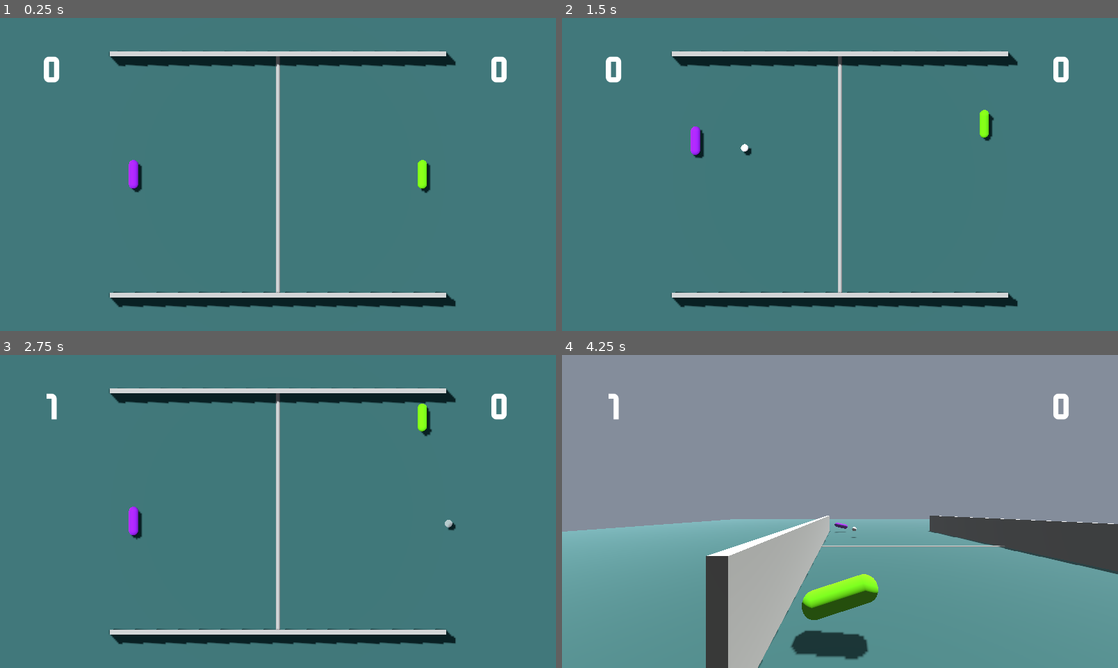
Above: before the commit, frames 1-4 (two rows, left to right).
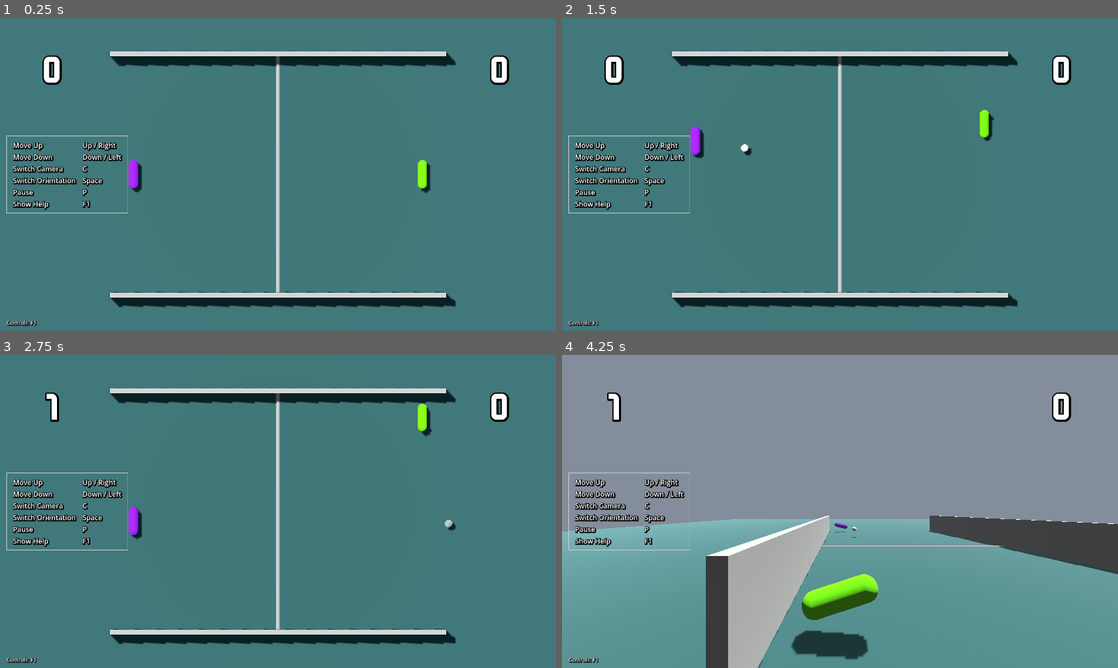
Above: after the commit, the same moments.

Repository: 5tr1k3r/tier_01_pong
Game: Godot game, scene res://game/main.tscn
Two runs of this game, one before a commit and one after it. Both use one fixed random seed, a clock stepped at 60 frames per second and the inputs below.
Inputs:
- Up to frame 1 (0.25 s): no input
- Up to frame 2 (1.5 s): tap Enter (ui_accept) at 0.5, 0.77, 0.8, 1.07, 1.35 s; hold Up (p1_move_up) 0.53-1.28 s; hold Space (switch_orientation, bound only after the commit) 0.53-1.28 s; hold Down (p1_move_down) from 1.28 s (still down)
- Up to frame 3 (2.75 s): tap Enter (ui_accept) at 1.52, 1.82 s; tap Space (switch_orientation, bound only after the commit) at 1.55 s; release Down (p1_move_down) at 2.03 s; hold Up (p1_move_up) from 2.03 s (still down); hold Enter (ui_accept) from 2.03 s (still down); tap S (p2_move_down) at 2.1 s
- Up to frame 4 (4.25 s): release Enter (ui_accept) at 2.78 s; tap W (p2_move_up) at 2.85 s; tap Enter (ui_accept) at 3.02, 3.32, 3.77, 3.8, 4.07 s; tap Space (switch_orientation, bound only after the commit) at 3.05 s; release Up (p1_move_up) at 3.53 s; hold Down (p1_move_down) from 3.53 s (still down); hold C (switch_camera) from 3.53 s (still down); tap F1 (show_help, bound only after the commit) at 4.15 s

The runs differ from the first frame. In frame 1, 1.8% of the frame differs, in the area x 1-92%, y 12-99%; in frame 2, 1.8%; in frame 3, 1.7%; in frame 4, 1.7%.

Commit message:
add help

Diff:
--- a/game/camera/camera.gd
+++ b/game/camera/camera.gd
@@ -4,7 +4,7 @@
 @export var vertical_orientation: bool = false
 
 func _unhandled_input(event: InputEvent) -> void:
-	if event.is_action_pressed("ui_accept"):
+	if event.is_action_pressed("switch_orientation"):
 		if !camera.current:
 			return
 
--- /dev/null
+++ b/game/ui/help_label_settings.tres
@@ -0,0 +1,5 @@
+[gd_resource type="LabelSettings" format=3 uid="uid://dqjtjqym4acmq"]
+
+[resource]
+shadow_size = 8
+shadow_color = Color(0, 0, 0, 1)
--- a/game/ui/ui.gd
+++ b/game/ui/ui.gd
@@ -1,6 +1,8 @@
 extends Control
 
 @onready var pause_screen: ColorRect = $PauseScreen
+@onready var help_timer: Timer = $HelpTimer
+@onready var help_container: PanelContainer = $HelpContainer
 
 var is_paused: bool = false
 
@@ -9,3 +11,11 @@
 		is_paused = !is_paused
 		pause_screen.visible = is_paused
 		get_tree().paused = is_paused
+
+	if event.is_action_pressed("show_help"):
+		help_container.visible = true
+		help_timer.start()
+
+
+func _on_help_timer_timeout() -> void:
+	help_container.visible = false
--- a/game/ui/ui.tscn
+++ b/game/ui/ui.tscn
@@ -1,7 +1,25 @@
-[gd_scene load_steps=3 format=3 uid="uid://cok408amobp38"]
+[gd_scene load_steps=6 format=3 uid="uid://cok408amobp38"]
 
 [ext_resource type="FontFile" uid="uid://b1q1rf2rnin7t" path="res://assets/Kenney Bold.ttf" id="1_4xhdt"]
 [ext_resource type="Script" uid="uid://b8vxr3t6mwlrb" path="res://game/ui/ui.gd" id="1_jxga3"]
+[ext_resource type="LabelSettings" uid="uid://dqjtjqym4acmq" path="res://game/ui/help_label_settings.tres" id="3_kvrpj"]
+
+[sub_resource type="StyleBoxFlat" id="StyleBoxFlat_tlxmm"]
+content_margin_left = 15.0
+content_margin_top = 10.0
+content_margin_right = 15.0
+content_margin_bottom = 10.0
+draw_center = false
+border_width_left = 2
+border_width_top = 2
+border_width_right = 2
+border_width_bottom = 2
+border_blend = true
+
+[sub_resource type="LabelSettings" id="LabelSettings_kvrpj"]
+font_size = 12
+shadow_size = 4
+shadow_color = Color(0, 0, 0, 1)
 
 [node name="UI" type="Control"]
 process_mode = 3
@@ -17,8 +35,10 @@
 layout_mode = 1
 offset_right = 250.0
 offset_bottom = 250.0
+theme_override_colors/font_shadow_color = Color(0, 0, 0, 1)
+theme_override_constants/shadow_outline_size = 16
 theme_override_fonts/font = ExtResource("1_4xhdt")
-theme_override_font_sizes/font_size = 47
+theme_override_font_sizes/font_size = 48
 text = "0"
 horizontal_alignment = 1
 vertical_alignment = 1
@@ -31,8 +51,10 @@
 offset_left = -250.0
 offset_bottom = 250.0
 grow_horizontal = 0
+theme_override_colors/font_shadow_color = Color(0, 0, 0, 1)
+theme_override_constants/shadow_outline_size = 16
 theme_override_fonts/font = ExtResource("1_4xhdt")
-theme_override_font_sizes/font_size = 47
+theme_override_font_sizes/font_size = 48
 text = "0"
 horizontal_alignment = 1
 vertical_alignment = 1
@@ -63,3 +85,107 @@
 theme_override_fonts/font = ExtResource("1_4xhdt")
 theme_override_font_sizes/font_size = 44
 text = "PAUSED"
+
+[node name="HelpContainer" type="PanelContainer" parent="."]
+layout_mode = 1
+anchors_preset = 4
+anchor_top = 0.5
+anchor_bottom = 0.5
+offset_left = 15.0
+offset_top = -89.0
+offset_right = 295.0
+offset_bottom = 89.0
+grow_vertical = 2
+theme_override_styles/panel = SubResource("StyleBoxFlat_tlxmm")
+
+[node name="HBoxContainer" type="HBoxContainer" parent="HelpContainer"]
+layout_mode = 2
+
+[node name="VBoxContainer" type="VBoxContainer" parent="HelpContainer/HBoxContainer"]
+layout_mode = 2
+size_flags_horizontal = 3
+
+[node name="Label" type="Label" parent="HelpContainer/HBoxContainer/VBoxContainer"]
+layout_mode = 2
+text = "Move Up"
+label_settings = ExtResource("3_kvrpj")
+
+[node name="Label2" type="Label" parent="HelpContainer/HBoxContainer/VBoxContainer"]
+layout_mode = 2
+text = "Move Down"
+label_settings = ExtResource("3_kvrpj")
+
+[node name="Label3" type="Label" parent="HelpContainer/HBoxContainer/VBoxContainer"]
+layout_mode = 2
+text = "Switch Camera"
+label_settings = ExtResource("3_kvrpj")
+
+[node name="Label4" type="Label" parent="HelpContainer/HBoxContainer/VBoxContainer"]
+layout_mode = 2
+text = "Switch Orientation"
+label_settings = ExtResource("3_kvrpj")
+
+[node name="Label5" type="Label" parent="HelpContainer/HBoxContainer/VBoxContainer"]
+layout_mode = 2
+text = "Pause"
+label_settings = ExtResource("3_kvrpj")
+
+[node name="Label6" type="Label" parent="HelpContainer/HBoxContainer/VBoxContainer"]
+layout_mode = 2
+text = "Show Help"
+label_settings = ExtResource("3_kvrpj")
+
+[node name="VBoxContainer2" type="VBoxContainer" parent="HelpContainer/HBoxContainer"]
+layout_mode = 2
+size_flags_horizontal = 10
+
+[node name="Label" type="Label" parent="HelpContainer/HBoxContainer/VBoxContainer2"]
+layout_mode = 2
+text = "Up / Right"
+label_settings = ExtResource("3_kvrpj")
+
+[node name="Label2" type="Label" parent="HelpContainer/HBoxContainer/VBoxContainer2"]
+layout_mode = 2
+text = "Down / Left"
+label_settings = ExtResource("3_kvrpj")
+
+[node name="Label3" type="Label" parent="HelpContainer/HBoxContainer/VBoxContainer2"]
+layout_mode = 2
+text = "C"
+label_settings = ExtResource("3_kvrpj")
+
+[node name="Label4" type="Label" parent="HelpContainer/HBoxContainer/VBoxContainer2"]
+layout_mode = 2
+text = "Space"
+label_settings = ExtResource("3_kvrpj")
+
+[node name="Label5" type="Label" parent="HelpContainer/HBoxContainer/VBoxContainer2"]
+layout_mode = 2
+text = "P"
+label_settings = ExtResource("3_kvrpj")
+
+[node name="Label6" type="Label" parent="HelpContainer/HBoxContainer/VBoxContainer2"]
+layout_mode = 2
+text = "F1"
+label_settings = ExtResource("3_kvrpj")
+
+[node name="HelpLabel" type="Label" parent="."]
+layout_mode = 1
+anchors_preset = 2
+anchor_top = 1.0
+anchor_bottom = 1.0
+offset_left = 15.0
+offset_top = -33.0
+offset_right = 139.0
+offset_bottom = -10.0
+grow_vertical = 0
+text = "Controls: F1"
+label_settings = SubResource("LabelSettings_kvrpj")
+vertical_alignment = 2
+
+[node name="HelpTimer" type="Timer" parent="."]
+wait_time = 10.0
+one_shot = true
+autostart = true
+
+[connection signal="timeout" from="HelpTimer" to="." method="_on_help_timer_timeout"]
--- a/project.godot
+++ b/project.godot
@@ -65,6 +65,18 @@
 "events": [Object(InputEventKey,"resource_local_to_scene":false,"resource_name":"","device":-1,"window_id":0,"alt_press …(191 unchanged characters)…
 ]
 }
+switch_orientation={
+"deadzone": 0.2,
+"events": [Object(InputEventKey,"resource_local_to_scene":false,"resource_name":"","device":-1,"window_id":0,"alt_pressed":false,"shift_pressed":false,"ctrl_pressed":false,"meta_pressed":false,"pressed":false,"keycode":0,"physical_keycode":32,"key_label":0,"unicode":32,"location":0,"echo":false,"script":null)
+, Object(InputEventKey,"resource_local_to_scene":false,"resource_name":"","device":-1,"window_id":0,"alt_pressed":false,"shift_pressed":false,"ctrl_pressed":false,"meta_pressed":false,"pressed":false,"keycode":0,"physical_keycode":4194309,"key_label":0,"unicode":0,"location":0,"echo":false,"script":null)
+]
+}
+show_help={
+"deadzone": 0.2,
+"events": [Object(InputEventKey,"resource_local_to_scene":false,"resource_name":"","device":-1,"window_id":0,"alt_pressed":false,"shift_pressed":false,"ctrl_pressed":false,"meta_pressed":false,"pressed":false,"keycode":0,"physical_keycode":4194332,"key_label":0,"unicode":0,"location":0,"echo":false,"script":null)
+, Object(InputEventKey,"resource_local_to_scene":false,"resource_name":"","device":-1,"window_id":0,"alt_pressed":false,"shift_pressed":false,"ctrl_pressed":false,"meta_pressed":false,"pressed":false,"keycode":0,"physical_keycode":72,"key_label":0,"unicode":104,"location":0,"echo":false,"script":null)
+]
+}
 
 [layer_names]
 
